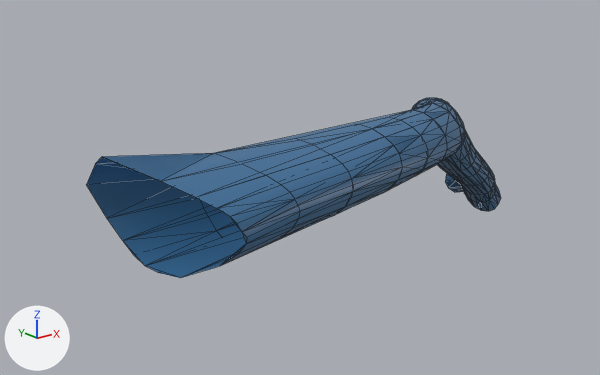
A saved change to the FBX model Assets/Models/Cow/Meshes/Circulatory System/Veins/Leg Back Left/L vena iliaca externa.fbx.
Rendered twice from a 50 mm lens placed at (-0.083, 0.439, 1.93), pointed at (0.09, 0.654, 1.844). Every picture has the same lights, and +X, +Y and +Z are marked at lower left. The first picture is the older version. Mesh edges are drawn as thin lines. Where no turn or scale is listed for an object, it has been applied to the vertices.

The scene before the commit, as lines of its bpy script (objects in view):
```python
me_mesh = bpy.data.meshes.new('Mesh')
me_mesh.from_pydata(...)  # 402 vertices, 387 faces; spans x -0.138..0.138, y -0.079..0.079, z -0.05..0.05
me_mesh.materials.append(mat_veins)  # blue #3d729f
me_mesh_001 = bpy.data.meshes.new('Mesh.001')
me_mesh_001.from_pydata(...)  # 201 vertices, 369 faces; spans x -0.138..0.138, y -0.079..0.079, z -0.05..0.05
me_mesh_001.materials.append(mat_veins)  # blue #3d729f
ob_l_vena_iliaca_externa = bpy.data.objects.new('L vena iliaca externa', me_mesh)
ob_l_vena_iliaca_externa.location = (0.1166, 0.6343, 1.8407)
ob_l_vena_iliaca_externa_low = bpy.data.objects.new('L vena iliaca externa low', me_mesh_001)
ob_l_vena_iliaca_externa_low.location = (0.1166, 0.6343, 1.8407)
```
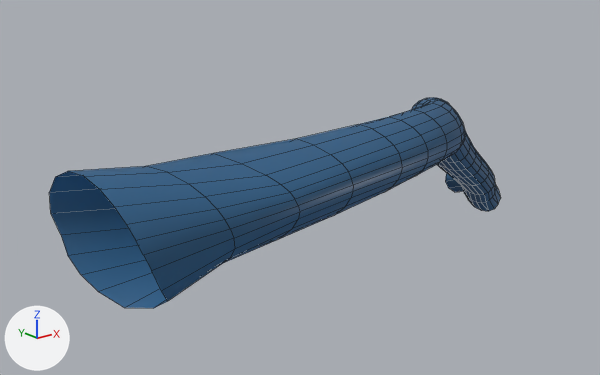
Boxes (x1, y1, x2, y2) around the edits, measured in the pictures (600 x 375 px):
'L vena iliaca externa', reshaped (9% wider, 17% taller): before (86, 98, 501, 278); after (49, 98, 501, 308)
'L vena iliaca externa low', reshaped (not visible afterwards): before (88, 98, 499, 278)
part 1 of me_mesh_001, reshaped (blue): before (88, 129, 370, 278)
part 2 of me_mesh, built on: before (86, 153, 300, 278); after (49, 153, 300, 308)

What the commit changed:
me_mesh is used by ob_l_vena_iliaca_externa; location (0.1166, 0.6343, 1.8407).
me_mesh had 402 vertices, 387 faces and spanned x -0.138..0.138, y -0.079..0.079, z -0.05..0.05.
me_mesh now has 421 vertices, 406 faces and spans x -0.145..0.138, y -0.076..0.079, z -0.05..0.048.
Part 2, on me_mesh:
19 vertices are removed from x -0.138..-0.118, y -0.079..-0.056, z 0.027..0.05.
19 faces are deleted.
38 vertices are added at x -0.145..-0.119, y -0.076..-0.054, z 0.022..0.048.
38 new faces join them.
me_mesh_001 is used by ob_l_vena_iliaca_externa_low; location (0.1166, 0.6343, 1.8407).
me_mesh_001 had 201 vertices, 369 faces and spanned x -0.138..0.138, y -0.079..0.079, z -0.05..0.05.
me_mesh_001 now has 421 vertices, 406 faces and spans x -0.145..0.138, y -0.076..0.079, z -0.05..0.048.
me_mesh_001 part 1: 1 vertex moved from x -0.128, y -0.071, z 0.028 to x -0.089, y -0.065, z 0.028; 13 vertices removed from x -0.138..-0.118, y -0.079..-0.056, z 0.028..0.05; 233 vertices added at x -0.145..0.128, y -0.076..0.077, z -0.042..0.048.
